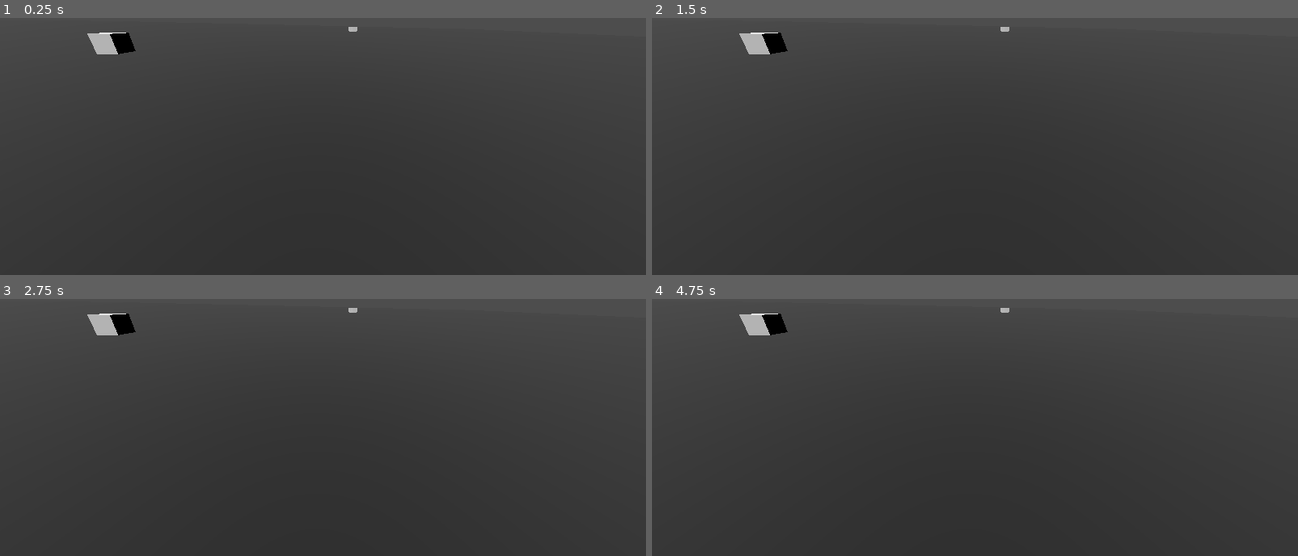
Above: before the commit, frames 1-4 (two rows, left to right).
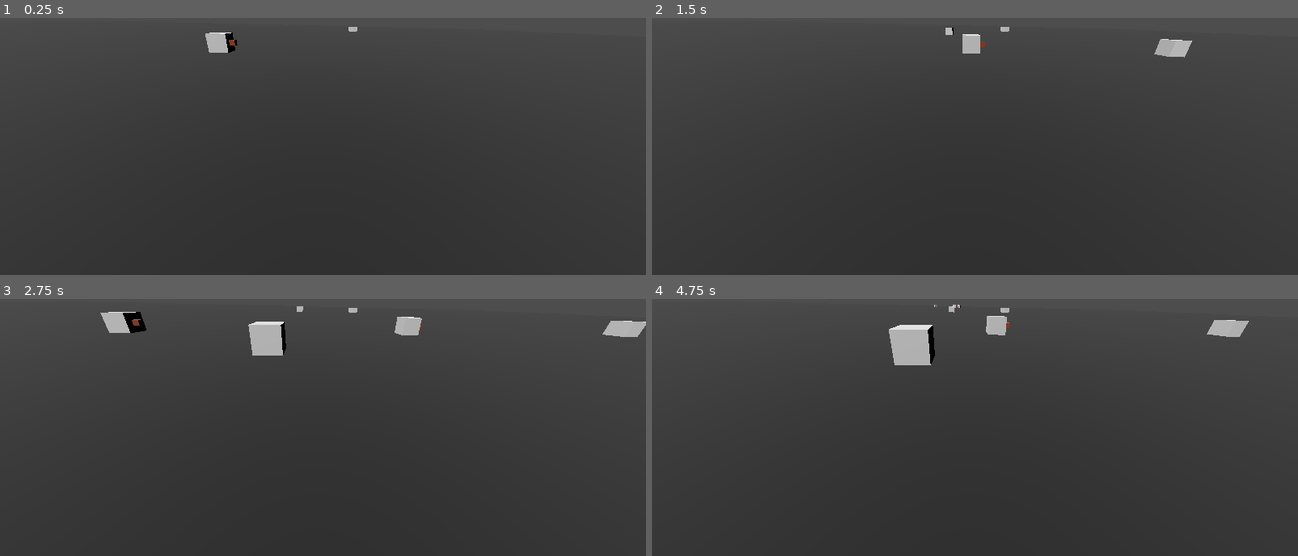
Above: after the commit, the same moments.

Repository: mulboor/kruispuntsimulatie
Game: Godot game, scene res://scenes/spaces/main.tscn
Same seed, same stepped clock (60 frames per second), same inputs: the game is played once before the commit and once after it.
Inputs:
- Up to frame 1 (0.25 s): no input
- Up to frame 2 (1.5 s): no input
- Up to frame 3 (2.75 s): no input
- Up to frame 4 (4.75 s): no input

The runs differ from the first frame. In frame 1, 0.8% of the frame differs, in the area x 13-37%, y 5-15%; in frame 2, 1.1%; in frame 3, 1.9%; in frame 4, 2.1%, in the area x 13-93%, y 2-26%.

Commit message:
follow_path.gd update
follow_path.gd heeft nu logica voor afremmen, maar ik krijg een error met "instance freed'

Diff:
--- a/scenes/components/car.tscn
+++ b/scenes/components/car.tscn
@@ -20,11 +20,12 @@
 script = ExtResource("2_m5yyp")
 inital_state = NodePath("FollowPath")
 
-[node name="FollowPath" type="Node" parent="Statemachine" node_paths=PackedStringArray("user_vars", "visioncone", "rigidbody")]
+[node name="FollowPath" type="Node" parent="Statemachine" node_paths=PackedStringArray("user_vars", "visioncone", "rigidbody", "road_user")]
 script = ExtResource("2_6b7u3")
 user_vars = NodePath("../..")
 visioncone = NodePath("../../Visioncone")
 rigidbody = NodePath("../../RigidBody3D")
+road_user = NodePath("../..")
 
 [node name="Crash" type="Node" parent="Statemachine" node_paths=PackedStringArray("rigidbody")]
 script = ExtResource("4_ocaxt")
@@ -50,5 +51,5 @@
 [node name="CSGBox3D" type="CSGBox3D" parent="RigidBody3D/CollisionShape3D"]
 
 [node name="Visioncone" parent="." node_paths=PackedStringArray("user_vars") instance=ExtResource("6_xosei")]
-transform = Transform3D(1, 0, 0, 0, 1, 0, 0, 0, 1, 0, 0, -0.830644)
+transform = Transform3D(-4.37114e-08, 0, 1, 0, 1, 0, -1, 0, -4.37114e-08, 0, 0, -0.830644)
 user_vars = NodePath("..")
--- a/scenes/components/visioncone.tscn
+++ b/scenes/components/visioncone.tscn
@@ -1,13 +1,10 @@
-[gd_scene load_steps=4 format=3 uid="uid://dob5n0rie65js"]
+[gd_scene load_steps=2 format=3 uid="uid://dob5n0rie65js"]
 
 [ext_resource type="Script" path="res://scripts/visioncone.gd" id="1_bkj6i"]
-[ext_resource type="Script" path="res://scripts/road_user_vars.gd" id="2_1q1cn"]
-
-[sub_resource type="BoxShape3D" id="BoxShape3D_pt37w"]
 
 [node name="Visioncone" type="Node3D" node_paths=PackedStringArray("user_vars")]
 script = ExtResource("1_bkj6i")
-user_vars = NodePath("RoadUserVars")
+user_vars = NodePath("")
 
 [node name="Horizontal rays" type="Node3D" parent="."]
 
@@ -274,13 +271,3 @@
 [node name="Vertical lower limit" type="RayCast3D" parent="Vertical rays/Vertical R/Vertical3"]
 transform = Transform3D(0.5, 0.866025, 0, -0.866025, 0.5, 0, 0, 0, 1, 0, 0, 0)
 target_position = Vector3(1, 0, 0)
-
-[node name="RoadUserVars" type="Node3D" parent="."]
-script = ExtResource("2_1q1cn")
-visibility = 10.0
-
-[node name="StaticBody3D" type="StaticBody3D" parent="."]
-
-[node name="CollisionShape3D" type="CollisionShape3D" parent="StaticBody3D"]
-transform = Transform3D(1, 0, 0, 0, 1, 0, 0, 0, 1, 0.983111, 0, 0)
-shape = SubResource("BoxShape3D_pt37w")
--- a/scenes/spaces/main.tscn
+++ b/scenes/spaces/main.tscn
@@ -53,7 +53,7 @@
 [node name="CarSpawner" type="Node3D" parent="Spawners" node_paths=PackedStringArray("general_user_stats", "path")]
 transform = Transform3D(1, 0, 0, 0, 1, 0, 0, 0, 1, -18.6572, 0, 0)
 script = ExtResource("2_xc2x4")
-time_between_spawns = 0.5
+time_between_spawns = 1.0
 general_user_stats = NodePath("../../RoadUserStats")
 path = NodePath("Path3D")
 user = ExtResource("1_v6fqk")
@@ -64,7 +64,7 @@
 [node name="CarSpawner2" type="Node3D" parent="Spawners" node_paths=PackedStringArray("general_user_stats", "path")]
 transform = Transform3D(-5.92058e-07, 0, -1, 0, 1, 0, 1, 0, -5.92058e-07, 5.07781, 0, -8.9708)
 script = ExtResource("2_xc2x4")
-time_between_spawns = 1.0
+time_between_spawns = 0.5
 general_user_stats = NodePath("../../RoadUserStats")
 path = NodePath("Path3D")
 user = ExtResource("1_v6fqk")
@@ -76,7 +76,7 @@
 script = ExtResource("1_xpqr5")
 max_speed = 0.5
 accel = 0.1
-visibility = 100.0
+visibility = 2000.0
 
 [node name="Camera3D" type="Camera3D" parent="."]
 transform = Transform3D(-0.0888322, 0.381349, -0.920153, 0.0222999, 0.924335, 0.380929, 0.995797, 0.0133195, -0.0906148, -5.44542, 1.76972, 1.30317)
--- a/scripts/states/follow_path.gd
+++ b/scripts/states/follow_path.gd
@@ -6,6 +6,8 @@
 @export var visioncone: VisionCone
 
 @export var rigidbody: RigidBody3D
+
+@export var road_user: Node3D
 
 @onready var follow_path: bool
 
@@ -26,13 +28,12 @@
 func physics_update(_delta: float) -> void:
 	print(visioncone.objects_hit)
 
-	for object in visioncone.objects_hit:
-		if object != null && object.name != "Ground":
-			follow_path = false
-
+	if is_instance_valid(visioncone):
+		for object: CollisionObject3D in visioncone.objects_hit:
+			if object.name != "Ground":
+				follow_path = false
 
 	if follow_path:
-		current_reaction_time = user_vars.reaction_time
 		accelerate()
 	else:
 		current_reaction_time -= _delta
@@ -40,9 +41,9 @@
 
 	# Zet de positie van de auto gelijk aan die van de path_follow.
 	# Niet op de y want dan zou het de grond in gaan.
-	rigidbody.global_position.z = user_vars.path_follow.global_position.z
-	rigidbody.global_position.x = user_vars.path_follow.global_position.x
-	rigidbody.global_rotation = user_vars.path_follow.global_rotation
+	road_user.global_position.z = user_vars.path_follow.global_position.z
+	road_user.global_position.x = user_vars.path_follow.global_position.x
+	road_user.global_rotation = user_vars.path_follow.global_rotation
 
 	# Verwijder de auto als het pad voltooid is
 	if user_vars.path_follow.progress_ratio >= 1.0:
@@ -62,7 +63,7 @@
 	if current_reaction_time <= 0:
 			current_speed -= user_vars.deccel
 			if current_speed > 0:
-				user_vars.path_follow.progress -= current_speed
+				user_vars.path_follow.progress += current_speed
 
 func on_body_entered(body: Node) -> void:
 	if body.name != "Ground":
